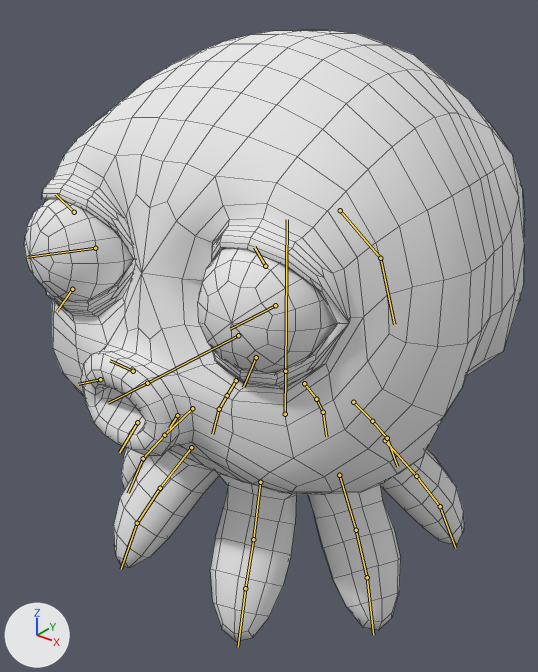
What one commit did to the Blender file Blender/floptopus.blend.
One viewpoint serves both versions: a 50 mm camera at (7.89, -10.38, 8.96) aimed at (-0.27, -0.19, 2.65). The lights are fixed; the arrows at lower left show +X, +Y and +Z. The bones that bend it are drawn over the model as lines. Mesh edges are drawn as thin lines.

Objects in the first picture: 'Floptopus'.
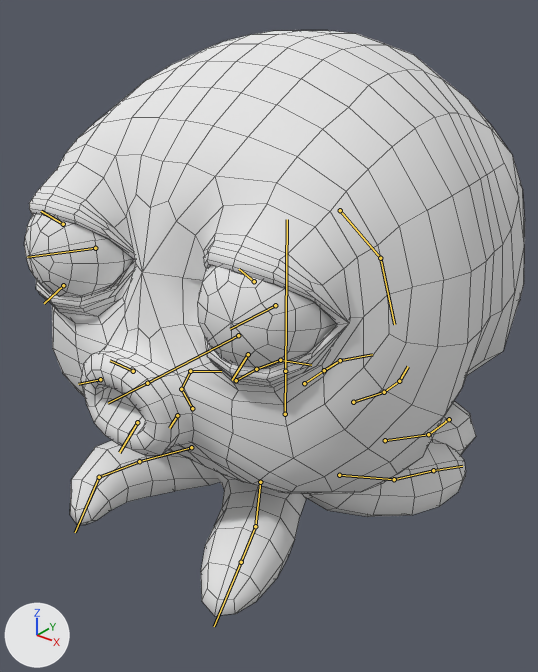
The newer file adds an action. The first version stands in its rest pose; the second is drawn at frame 1 of the action 'hurt'.

Location of each change, [x1, y1, x2, y2] in pixels of the pictures (538 x 672 px):
'Floptopus', posed: before [24, 31, 525, 641]; after [24, 31, 525, 616]
bone 'Upper_Eyelid_R', root to tip: before (265, 266) to (254, 247); after (254, 281) to (239, 269)
bone 'Lower_Eyelid_R', root to tip: before (256, 357) to (243, 387); after (248, 354) to (232, 380)
bone 'Lower_Eyelid_L', root to tip: before (74, 212) to (55, 194); after (63, 224) to (41, 211)
bone 'Upper_Eyelid_L', root to tip: before (72, 289) to (57, 311); after (63, 285) to (44, 303)
bone 'Tentacle_Start_2_R', root to tip: before (339, 475) to (356, 530); after (339, 475) to (394, 479)
bone 'Tentacle_Middle_2_R', root to tip: before (356, 530) to (367, 577); after (394, 479) to (433, 470)
bone 'Tentacle_End_2_R', root to tip: before (367, 577) to (373, 635); after (433, 470) to (462, 466)
bone 'Tentacle_Start_3_R', root to tip: before (385, 440) to (416, 476); after (385, 440) to (428, 434)
bone 'Tentacle_Middle_3_R', root to tip: before (416, 476) to (440, 506); after (428, 434) to (449, 419)
bone 'Tentacle_End_3_R', root to tip: before (440, 506) to (455, 548); after (449, 419) to (445, 421)
bone 'Tentacle_Start_4_R', root to tip: before (353, 402) to (372, 421); after (353, 402) to (384, 392)
bone 'Tentacle_Middle_4_R', root to tip: before (372, 421) to (387, 438); after (384, 392) to (399, 381)
bone 'Tentacle_End_4_R', root to tip: before (387, 438) to (397, 466); after (399, 381) to (408, 366)
bone 'Tentacle_Start_1_R', root to tip: before (260, 482) to (253, 539); after (260, 482) to (255, 526)
bone 'Tentacle_Middle_1_R', root to tip: before (253, 539) to (245, 588); after (255, 526) to (241, 562)
bone 'Tentacle_End_1_R', root to tip: before (245, 588) to (238, 647); after (241, 562) to (214, 626)
bone 'Tentacle_Start_2_L', root to tip: before (192, 408) to (164, 435); after (192, 408) to (181, 389)
bone 'Tentacle_Middle_2_L', root to tip: before (164, 435) to (143, 458); after (181, 389) to (190, 371)
bone 'Tentacle_End_2_L', root to tip: before (143, 458) to (128, 493); after (190, 371) to (221, 371)
bone 'Tentacle_Start_3_L', root to tip: before (236, 380) to (227, 395); after (236, 380) to (256, 369)
bone 'Tentacle_Middle_3_L', root to tip: before (227, 395) to (219, 409); after (256, 369) to (280, 360)
bone 'Tentacle_End_3_L', root to tip: before (219, 409) to (212, 434); after (280, 360) to (311, 365)
bone 'Tentacle_Start_4_L', root to tip: before (304, 383) to (316, 399); after (304, 383) to (324, 370)
bone 'Tentacle_Middle_4_L', root to tip: before (316, 399) to (323, 412); after (324, 370) to (340, 360)
bone 'Tentacle_End_4_L', root to tip: before (323, 412) to (326, 436); after (340, 360) to (372, 354)
bone 'Tentacle_Start_1_L', root to tip: before (191, 447) to (160, 488); after (191, 447) to (139, 461)
bone 'Tentacle_Middle_1_L', root to tip: before (160, 488) to (137, 523); after (139, 461) to (99, 477)
bone 'Tentacle_End_1_L', root to tip: before (137, 523) to (121, 569); after (99, 477) to (75, 532)

The change in detail:
Bone 'Upper_Eyelid_R' (bone_upper_eyelid_r) moves from (0.0, 0.0, 0.0) to (0.0, 0.04, 0.28).
Bone 'Upper_Eyelid_R' (bone_upper_eyelid_r) turns from (0, 0, 0) to (12, 1, 0) degrees about its own x, y and z.
Bone 'Lower_Eyelid_R' (bone_lower_eyelid_r) moves from (0.0, 0.0, 0.0) to (-0.05, 0.04, -0.19).
Bone 'Lower_Eyelid_R' (bone_lower_eyelid_r) turns from (0, 0, 0) to (-15, -1, 3) degrees about its own x, y and z.
Bone 'Lower_Eyelid_L' (bone_lower_eyelid_l) moves from (0.0, 0.0, 0.0) to (0.0, 0.04, 0.28).
Bone 'Lower_Eyelid_L' (bone_lower_eyelid_l) turns from (0, 0, 0) to (12, -1, 0) degrees about its own x, y and z.
Bone 'Upper_Eyelid_L' (bone_upper_eyelid_l) moves from (0.0, 0.0, 0.0) to (-0.04, 0.04, -0.19).
Bone 'Upper_Eyelid_L' (bone_upper_eyelid_l) turns from (0, 0, 0) to (-15, 2, 3) degrees about its own x, y and z.
Bone 'Tentacle_Start_2_R' (bone_tentacle_start_2_r) turns from (0, 0, 0) to (37, 9, -57) degrees about its own x, y and z.
Bone 'Tentacle_Middle_2_R' (bone_tentacle_middle_2_r) turns from (0, 0, 0) to (-19, 13, 9) degrees about its own x, y and z.
Bone 'Tentacle_End_2_R' (bone_tentacle_end_2_r) turns from (0, 0, 0) to (-10, -3, -9) degrees about its own x, y and z.
Bone 'Tentacle_Start_3_R' (bone_tentacle_start_3_r) turns from (0, 0, 0) to (34, -4, -42) degrees about its own x, y and z.
Bone 'Tentacle_Middle_3_R' (bone_tentacle_middle_3_r) turns from (0, 0, 0) to (-31, 5, -3) degrees about its own x, y and z.
Bone 'Tentacle_End_3_R' (bone_tentacle_end_3_r) turns from (0, 0, 0) to (-12, -1, -28) degrees about its own x, y and z.
Bone 'Tentacle_Start_4_R' (bone_tentacle_start_4_r) turns from (0, 0, 0) to (27, 8, -28) degrees about its own x, y and z.
Bone 'Tentacle_Middle_4_R' (bone_tentacle_middle_4_r) turns from (0, 0, 0) to (-13, -2, -11) degrees about its own x, y and z.
Bone 'Tentacle_End_4_R' (bone_tentacle_end_4_r) turns from (0, 0, 0) to (-19, -3, -7) degrees about its own x, y and z.
Bone 'Tentacle_Start_1_R' (bone_tentacle_start_1_r) turns from (0, 0, 0) to (-35, -8, -11) degrees about its own x, y and z.
Bone 'Tentacle_Middle_1_R' (bone_tentacle_middle_1_r) turns from (0, 0, 0) to (13, -1, -5) degrees about its own x, y and z.
Bone 'Tentacle_End_1_R' (bone_tentacle_end_1_r) turns from (0, 0, 0) to (-9, 0, -11) degrees about its own x, y and z.
Bone 'Tentacle_Start_2_L' (bone_tentacle_start_2_l) turns from (0, 0, 0) to (36, -14, 51) degrees about its own x, y and z.
Bone 'Tentacle_Middle_2_L' (bone_tentacle_middle_2_l) turns from (0, 0, 0) to (-28, -15, -7) degrees about its own x, y and z.
Bone 'Tentacle_End_2_L' (bone_tentacle_end_2_l) turns from (0, 0, 0) to (-20, 5, 16) degrees about its own x, y and z.
Bone 'Tentacle_Start_3_L' (bone_tentacle_start_3_l) turns from (0, 0, 0) to (47, 33, -15) degrees about its own x, y and z.
Bone 'Tentacle_Middle_3_L' (bone_tentacle_middle_3_l) turns from (0, 0, 0) to (-18, -4, 13) degrees about its own x, y and z.
Bone 'Tentacle_End_3_L' (bone_tentacle_end_3_l) turns from (0, 0, 0) to (-4, -2, 10) degrees about its own x, y and z.
Bone 'Tentacle_Start_4_L' (bone_tentacle_start_4_l) turns from (0, 0, 0) to (33, 6, -22) degrees about its own x, y and z.
Bone 'Tentacle_Middle_4_L' (bone_tentacle_middle_4_l) turns from (0, 0, 0) to (-2, -3, 6) degrees about its own x, y and z.
Bone 'Tentacle_End_4_L' (bone_tentacle_end_4_l) turns from (0, 0, 0) to (-11, 5, 24) degrees about its own x, y and z.
Bone 'Tentacle_Start_1_L' (bone_tentacle_start_1_l) turns from (0, 0, 0) to (-34, 12, 22) degrees about its own x, y and z.
Bone 'Tentacle_Middle_1_L' (bone_tentacle_middle_1_l) turns from (0, 0, 0) to (15, 3, 12) degrees about its own x, y and z.
Bone 'Tentacle_End_1_L' (bone_tentacle_end_1_l) turns from (0, 0, 0) to (-17, 5, 27) degrees about its own x, y and z.
